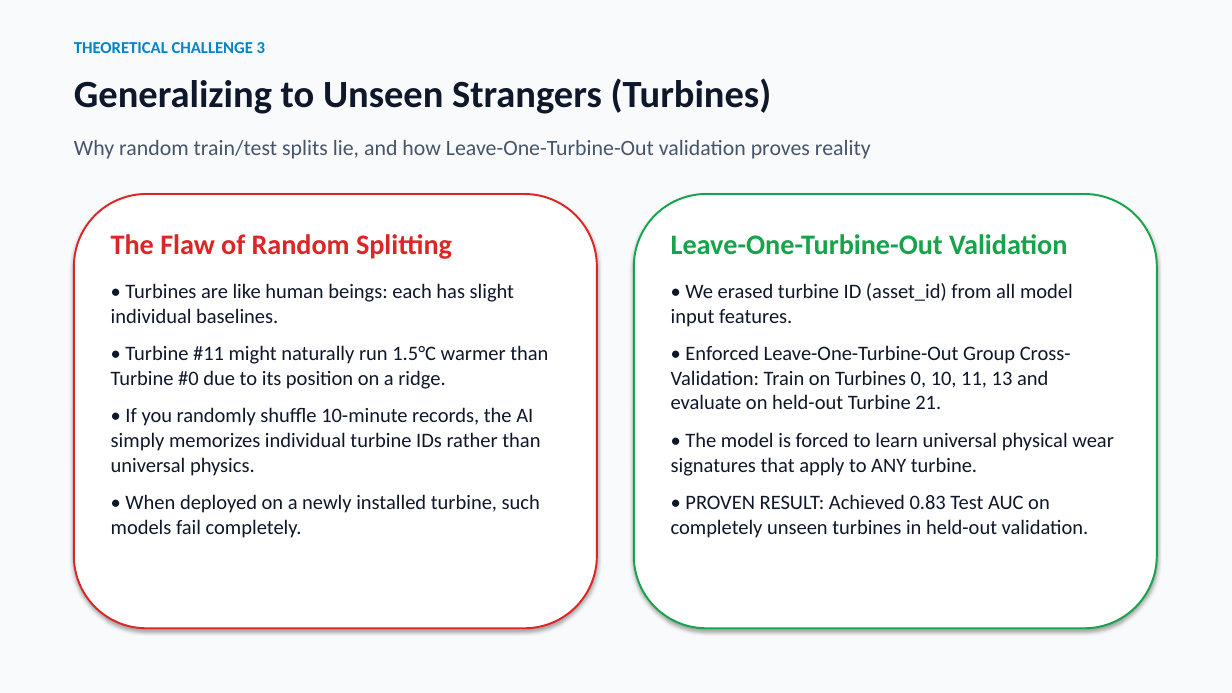
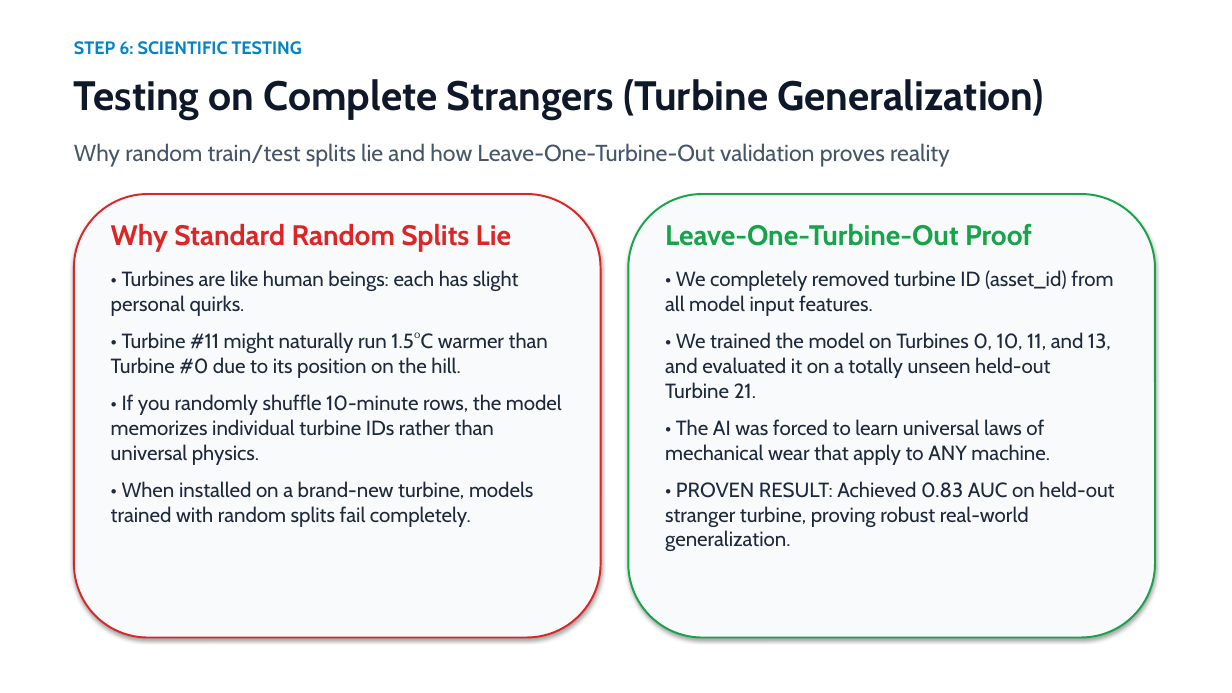
Before and after one commit to RohithBheemini/IDS-Windmill-Project, a slide deck: slide 7 of presentation_wind_turbine_ids.pptx (slide 6 before the commit). Drawn at 1232x693 pixels with LibreOffice and Linux fonts; fonts in the diff are those of the drawing. Boxes give left, top, right and bottom in pixels: in the first picture for what was removed or moved away, otherwise in the second. Text is boxed around its words. In the diff, an @@ line names an element or a change of style, - is before the commit and + after.

Commit message:
Clean up repository, consolidate master runner (main.R), update technical documentation (Rmd/HTML), and refresh presentation with high-contrast bright theme

```diff
--- a/presentation_wind_turbine_ids.pptx
+++ b/presentation_wind_turbine_ids.pptx
@@ rectangle at [0, 0, 1232, 693]: fill #F8FAFC to #FFFFFF @@
@@ text removed at [74, 42, 265, 53] @@
-THEORETICAL CHALLENGE 3
@@ text added at [74, 41, 302, 55], 14 pt, text #0284C7, bold @@
+STEP 6: SCIENTIFIC TESTING
@@ text at [74, 79, 1044, 120]: text changed; size 30 to 32 pt; font Calibri to Cabin @@
-Generalizing to Unseen Strangers (Turbines)
+Testing on Complete Strangers (Turbine Generalization)
@@ text at [74, 143, 950, 167]: text changed; size 17 to 18 pt; font Calibri to Cabin @@
-Why random train/test splits lie, and how Leave-One-Turbine-Out validation proves reality
+Why random train/test splits lie and how Leave-One-Turbine-Out validation proves reality
@@ rounded rectangle: place and size @@
-rounded rectangle at [74, 194, 597, 628]
+rounded rectangle at [74, 194, 601, 638]
@@ rounded rectangle at [74, 194, 601, 638]: fill #FFFFFF to #F8FAFC @@
@@ rounded rectangle at [628, 194, 1155, 638]: fill #FFFFFF to #F8FAFC @@
@@ rounded rectangle: place and size @@
-rounded rectangle at [634, 194, 1157, 628]
+rounded rectangle at [628, 194, 1155, 638]
@@ text at [111, 224, 562, 527]: text changed; font Calibri to Cabin; text colour #0F172A to #1E293B @@
-The Flaw of Random Splitting
-• Turbines are like human beings: each has slight individual baselines.
-• Turbine #11 might naturally run 1.5°C warmer than Turbine #0 due to its position on a ridge.
-• If you randomly shuffle 10-minute records, the AI simply memorizes individual turbine IDs rather than universal physics.
-• When deployed on a newly installed turbine, such models fail completely.
+Why Standard Random Splits Lie
+• Turbines are like human beings: each has slight personal quirks.
+• Turbine #11 might naturally run 1.5°C warmer than Turbine #0 due to its position on the hill.
+• If you randomly shuffle 10-minute rows, the model memorizes individual turbine IDs rather than universal physics.
+• When installed on a brand-new turbine, models trained with random splits fail completely.
@@ text at [665, 224, 1114, 551]: text changed; font Calibri to Cabin; text colour #0F172A to #1E293B @@
-Leave-One-Turbine-Out Validation
-• We erased turbine ID (asset_id) from all model input features.
-• Enforced Leave-One-Turbine-Out Group Cross-Validation: Train on Turbines 0, 10, 11, 13 and evaluate on held-out Turbine 21.
-• The model is forced to learn universal physical wear signatures that apply to ANY turbine.
-• PROVEN RESULT: Achieved 0.83 Test AUC on completely unseen turbines in held-out validation.
+Leave-One-Turbine-Out Proof
+• We completely removed turbine ID (asset_id) from all model input features.
+• We trained the model on Turbines 0, 10, 11, and 13, and evaluated it on a totally unseen held-out Turbine 21.
+• The AI was forced to learn universal laws of mechanical wear that apply to ANY machine.
+• PROVEN RESULT: Achieved 0.83 AUC on held-out stranger turbine, proving robust real-world generalization.
```
Also in this commit, not shown: 5 other slides changed, 6 slides added, 7 slides removed, 17 other files.
